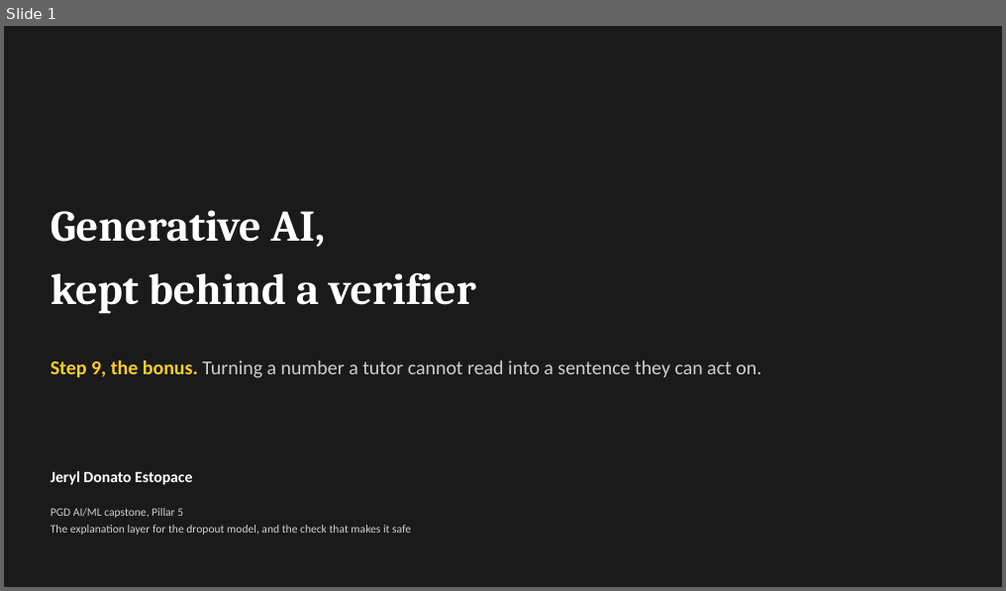
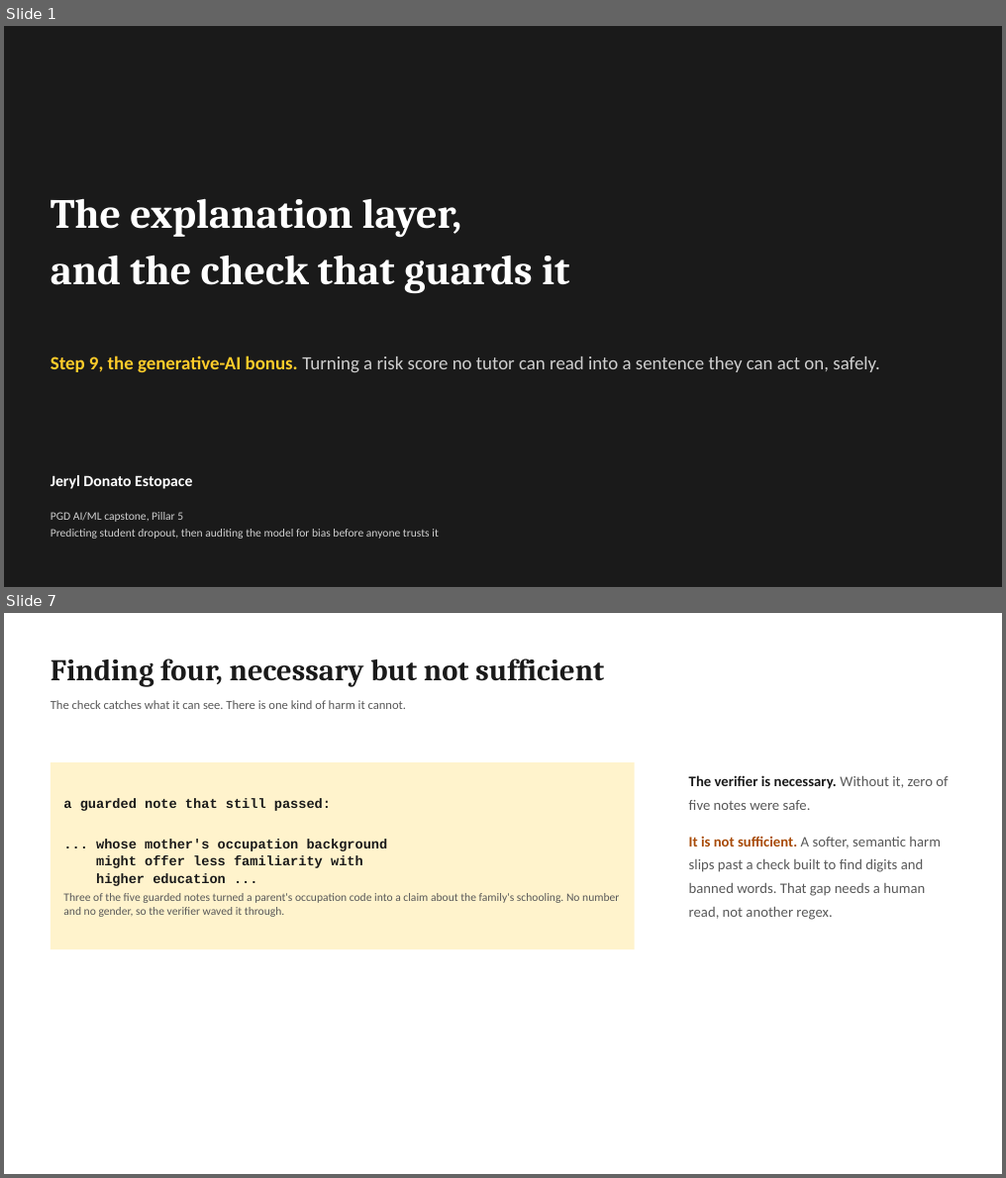
Before and after one commit to jeryldev/pgdaiml-capstone, a slide deck: presentations/genai_bonus.pptx. Shown one above the other, each under a label of ours: slide 1 before the commit, slides 1 and 7 after it; the slides between them are not shown. The pictures are 1006x591 and 1006x1178 pixels, drawn with LibreOffice and Linux fonts; fonts in the diff are those of the drawing. Boxes give left, top, right and bottom in pixels: in the first picture for what was removed or moved away, otherwise in the second. Text is boxed around its words. In the diff, an @@ line names an element or a change of style, - is before the commit and + after.

Commit message:
feat: rebuild genai bonus deck

```diff
--- a/presentations/genai_bonus.pptx
+++ b/presentations/genai_bonus.pptx
@@ slide 7 added at <box>4,613,1002,1174</box>, background #FFFFFF @@
@@ text added at <box>51,659,604,687</box>, 29 pt, text #1A1A1A, bold @@
+Finding four, necessary but not sufficient
@@ text added at <box>51,700,406,709</box>, 12 pt, text #595959 @@
+The check catches what it can see. There is one kind of harm it cannot.
@@ rectangle added at <box>51,762,635,950</box>, fill #FFF3CC, 11 pt, text #595959 @@
+a guarded note that still passed:
+... whose mother's occupation background
+might offer less familiarity with
+higher education ...
+Three of the five guarded notes turned a parent's occupation code into a claim about the family's schooling. No number and no gender, so the verifier waved it through.
@@ text added at <box>689,775,947,920</box>, 14 pt, text #595959 @@
+The verifier is necessary. Without it, zero of five notes were safe.
+It is not sufficient. A softer, semantic harm slips past a check built to find digits and banned words. That gap needs a human read, not another regex.
@@ slide 1 changed as well @@
@@ text at <box>51,198,569,294</box>: text changed; size 42 to 40 pt @@
-Generative AI,
-kept behind a verifier
+The explanation layer,
+and the check that guards it
@@ text at <box>51,356,879,373</box>: text changed; size 19 to 18 pt @@
-Step 9, the bonus. Turning a number a tutor cannot read into a sentence they can act on.
+Step 9, the generative-AI bonus. Turning a risk score no tutor can read into a sentence they can act on, safely.
@@ text "Jeryl Donato Estopace": place and size @@
-text "Jeryl Donato Estopace" at <box>51,472,192,485</box>
+text "Jeryl Donato Estopace" at <box>51,475,192,489</box>
@@ text at <box>51,529,439,539</box>: text changed @@
-The explanation layer for the dropout model, and the check that makes it safe
+Predicting student dropout, then auditing the model for bias before anyone trusts it
```
Also in this commit, not shown: 1 other slide changed, 5 other slides added, 4 slides removed, 5 other files.
